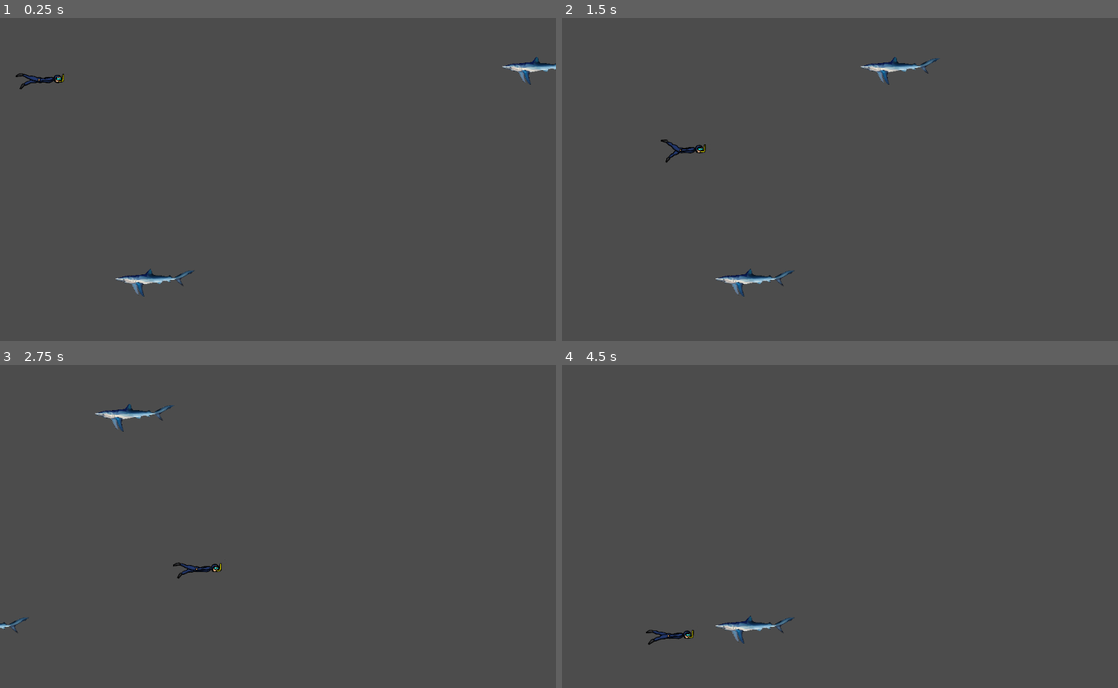
Above: before the commit, frames 1-4 (two rows, left to right).
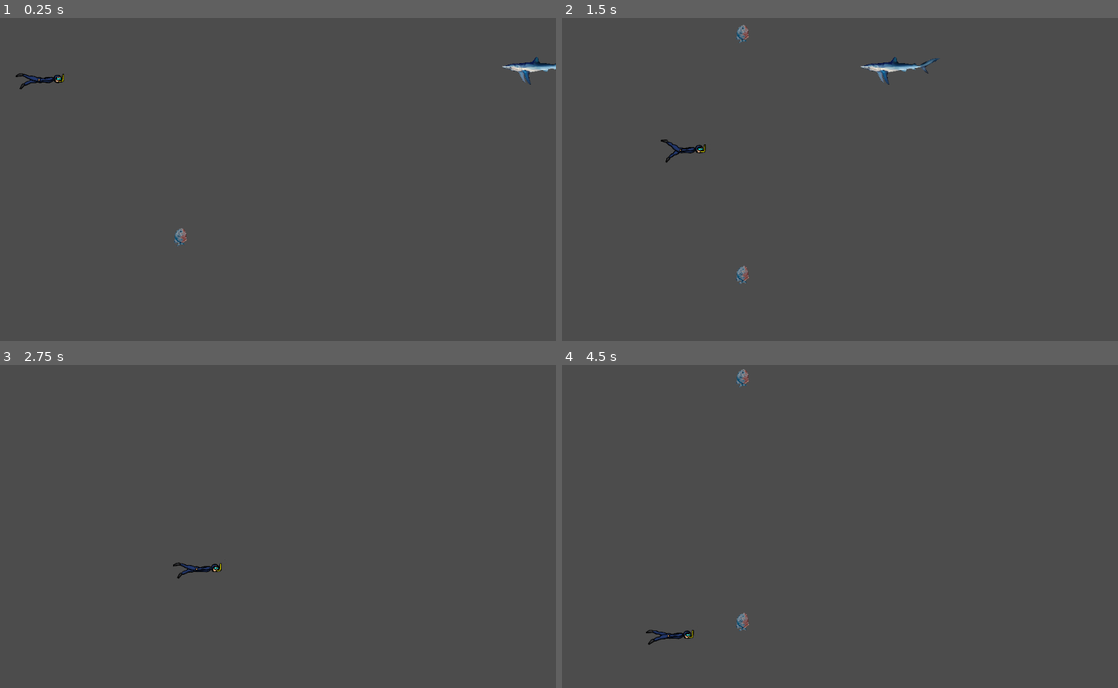
Above: after the commit, the same moments.

Repository: Daisinkaizer/Gracias-Amix-op---
Game: Godot game, scene res://escenas/Mundo/mundo.tscn
The game is run twice, just before and just after one commit, with the same random seed, the same clock (stepped at 60 frames per second) and the same inputs. Before the commit the project has no main scene; this scene is started directly in both runs.
Inputs:
- Up to frame 1 (0.25 s): no input
- Up to frame 2 (1.5 s): hold Right (ui_right) 0.53-1.28 s; hold Down (ui_down) from 1.28 s (still down)
- Up to frame 3 (2.75 s): release Down (ui_down) at 2.03 s; hold Right (ui_right) from 2.03 s (still down)
- Up to frame 4 (4.5 s): release Right (ui_right) at 2.78 s; hold Up (ui_up) 2.78-3.53 s; hold Left (ui_left) from 3.53 s (still down)

The runs differ from the first frame. In frame 1, 0.4% of the frame differs, in the area x 20-35%, y 65-87%; in frame 2, 0.5%; in frame 3, 0.4%; in frame 4, 0.5%, in the area x 27-42%, y 1-87%.

Commit message:
Arreglo del movimiento basico del enemigo
ahi pude arreglar para que salga la piraña, por alguna razon, la escena de generador 2 compartia el mismo script que generador 1

Diff:
--- a/escenas/Generador2/Generador2.tscn
+++ b/escenas/Generador2/Generador2.tscn
@@ -1,8 +1,8 @@
 [gd_scene load_steps=2 format=2]
 
-[ext_resource path="res://escenas/Generador/Generador.gd" type="Script" id=1]
+[ext_resource path="res://escenas/Generador2/Generador2.gd" type="Script" id=1]
 
-[node name="Generador" type="Node2D"]
+[node name="Generador2" type="Node2D"]
 script = ExtResource( 1 )
 
 [node name="Timer" type="Timer" parent="."]
--- a/escenas/Piraña/Piraña.gd
+++ b/escenas/Piraña/Piraña.gd
@@ -5,7 +5,7 @@
 # var b = "text"
 
 func _process(delta):
-	position.y = 5
+	position.y -= 5
 	pass
 
 
--- a/escenas/Piraña/Piraña.tscn
+++ b/escenas/Piraña/Piraña.tscn
@@ -27,3 +27,6 @@
 shape = SubResource( 2 )
 
 [node name="VisibilityNotifier2D" type="VisibilityNotifier2D" parent="."]
+
+[connection signal="area_entered" from="Area2D" to="." method="_on_Area2D_area_entered"]
+[connection signal="screen_exited" from="VisibilityNotifier2D" to="." method="_on_VisibilityNotifier2D_screen_exited"]
--- a/escenas/Tiburon/Tiburon.tscn
+++ b/escenas/Tiburon/Tiburon.tscn
@@ -30,3 +30,6 @@
 shape = SubResource( 2 )
 
 [node name="VisibilityNotifier2D" type="VisibilityNotifier2D" parent="."]
+
+[connection signal="area_entered" from="Area2D" to="." method="_on_Area2D_area_entered"]
+[connection signal="screen_exited" from="VisibilityNotifier2D" to="." method="_on_VisibilityNotifier2D_screen_exited"]
--- a/project.godot
+++ b/project.godot
@@ -16,7 +16,7 @@
 [application]
 
 config/name="Gracias amix"
-run/main_scene="res://escenas/Movimiento_Personaje.tscn"
+run/main_scene="res://escenas/Mundo/mundo.tscn"
 config/icon="res://icon.png"
 
 [rendering]
